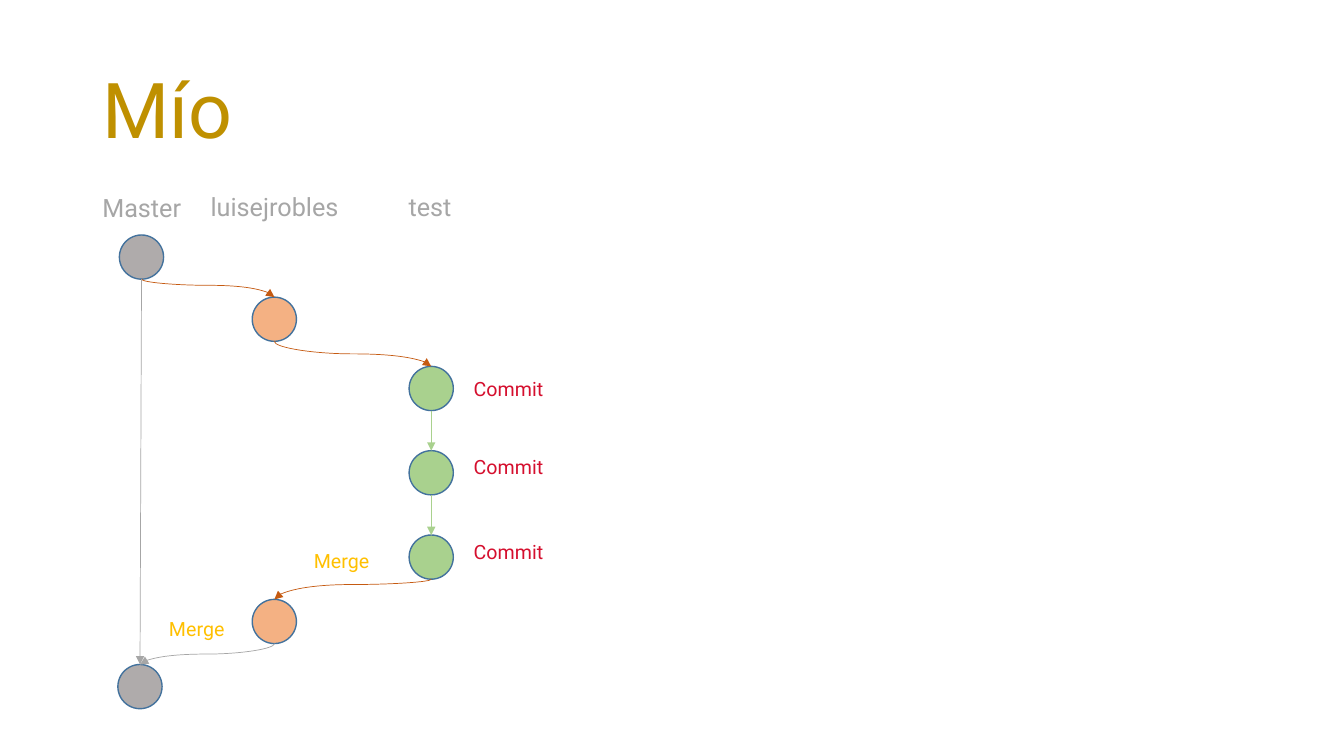
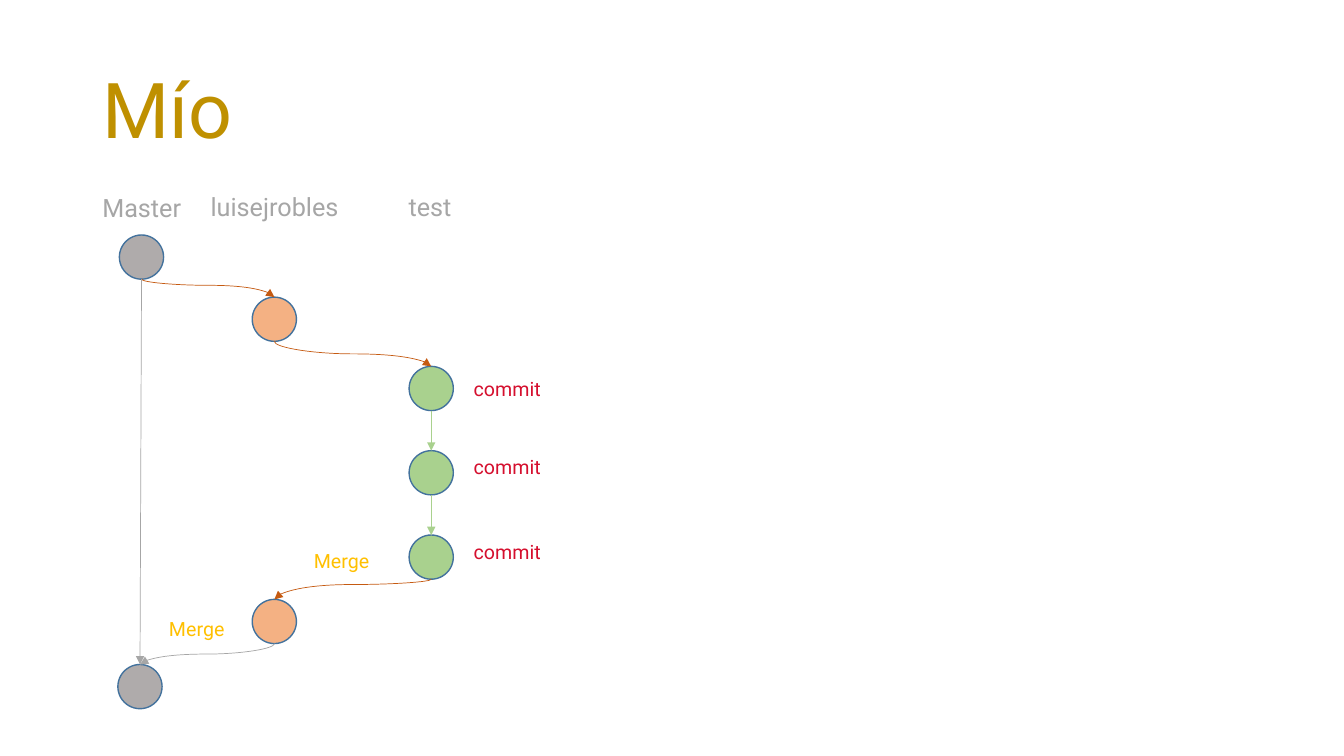
Before and after one commit to cimadev/PlaticasTalleres, a slide deck: slide 34 of 2017/dec_7_Git_GitHub_WorkShop/DGO.pptx. Drawn at 1344x756 pixels with LibreOffice and Linux fonts; fonts in the diff are those of the drawing. Boxes give left, top, right and bottom in pixels: in the first picture for what was removed or moved away, otherwise in the second. Text is boxed around its words. In the diff, an @@ line names an element or a change of style, - is before the commit and + after.

```diff
--- a/2017/dec_7_Git_GitHub_WorkShop/DGO.pptx
+++ b/2017/dec_7_Git_GitHub_WorkShop/DGO.pptx
@@ text at <box>474,382,541,397</box>: text changed @@
-Commit
+commit
@@ text at <box>474,460,541,475</box>: text changed @@
-Commit
+commit
@@ text at <box>474,545,541,560</box>: text changed @@
-Commit
+commit
```
Also in this commit, not shown: 2 other slides changed, 1 slide added, 1 slide removed.
